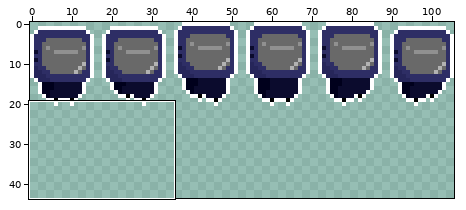
One commit to this sprite sheet: assets/LittleGuy.png. Above: a wide view before the commit, with the close-up outlined.
Close-up. Before the commit:
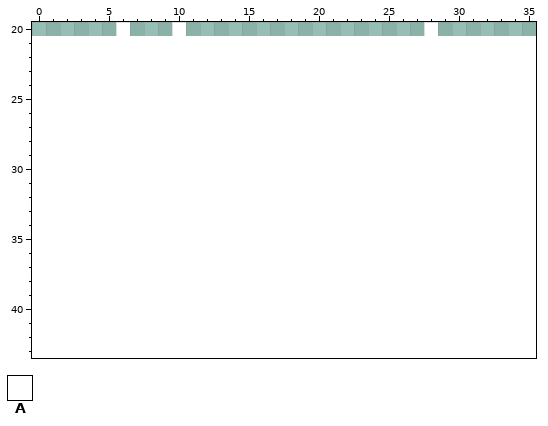
The file is 106x21 pixels. Shown: x 0..35, y 20..43. The old version is drawn lined up with the new one, on the new canvas.
Palette (. is transparent): A #ffffff
Pixels before, first column x 6:
20 A...A.................A
After:
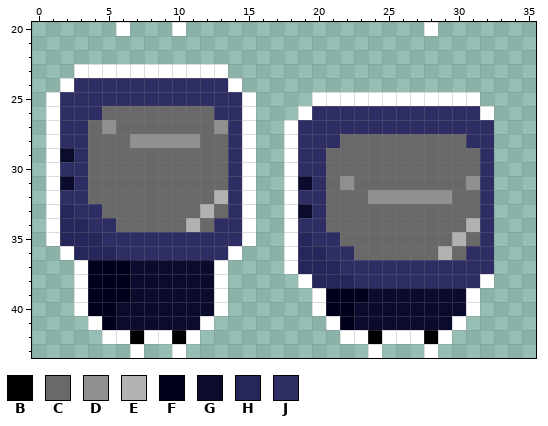
Colours new in this view: B #000000  C #696969  D #909090  E #b2b2b2  F #00001c  G #0b0b2d  H #26265a  J #2e2e65
Log entry: Jump and fall sprites
Edits made:
canvas 106x21 -> 106x44
y 23: x 3..13 ........... -> AAAAAAAAAAA
y 24: x 2..14 ............. -> AJJJJJJJJJJJA
y 25: x 1..15 ............... -> AJJJJJJJJJJJJJA; x 20..31 ............ -> AAAAAAAAAAAA
y 26: x 1..15 ............... -> AJJJCCCCCCCCJJA; x 19..32 .............. -> AJJJJJJJJJJJJA
y 27: x 1..15 ............... -> AJJCDCCCCCCCDJA; x 18..32 ............... -> AJJJJJJJJJJJJJJ
y 28: x 1..15 ............... -> AJJCCCDDDDDCCJA; x 18..32 ............... -> AJJJCCCCCCCCCJJ
y 29: x 1..15 ............... -> AGJCCCCCCCCCCJA; x 18..32 ............... -> AJJCCCCCCCCCCCJ
y 30: x 1..15 ............... -> AJJCCCCCCCCCCJA; x 18..32 ............... -> AJJCCCCCCCCCCCJ
y 31: x 1..15 ............... -> AGJCCCCCCCCCCJA; x 18..32 ............... -> AGJCDCCCCCCCCDJ
y 32: x 1..15 ............... -> AJJCCCCCCCCCEJA; x 18..32 ............... -> AJJCCCDDDDDDCCJ
y 33: x 1..15 ............... -> AHJJCCCCCCCECJA; x 18..32 ............... -> AGJCCCCCCCCCCCJ
y 34: x 1..15 ............... -> AHHJJCCCCCECJJA; x 18..32 ............... -> AJJCCCCCCCCCCEJ
y 35: x 1..15 ............... -> AHHHJJJJJJJJJJA; x 18..32 ............... -> AHJJCCCCCCCCECJ
y 36: x 2..14 ............. -> AHHHJJJJJJJJA; x 18..32 ............... -> AHHJJCCCCCCECJJ
y 37: x 3..13 ........... -> AFFFGGGGGGA; x 18..32 ............... -> AHHHJJJJJJJJJJJ
y 38: x 3..13 ........... -> AFFFGGGGGGA; x 19..32 .............. -> AHHHJJJJJJJJJA
y 39: x 3..13 ........... -> AFFFGGGGGGA; x 20..31 ............ -> AFFFGGGGGGGA
y 40: x 3..13 ........... -> AFFGGGGGGGA; x 20..31 ............ -> AFFGGGGGGGGA
y 41: x 4..12 ......... -> AFGGGGGGA; x 21..30 .......... -> AFGGGGGGGA
y 42: x 5..11 ....... -> AABAABA; x 22..29 ........ -> AABAAABA
y 43: x 7 . -> A; x 10 . -> A; x 24 . -> A; x 28 . -> A
Boxes around the changes in both close-ups, in picture pixels (x1, y1, x2, y2):
added: (46, 64, 494, 358)
